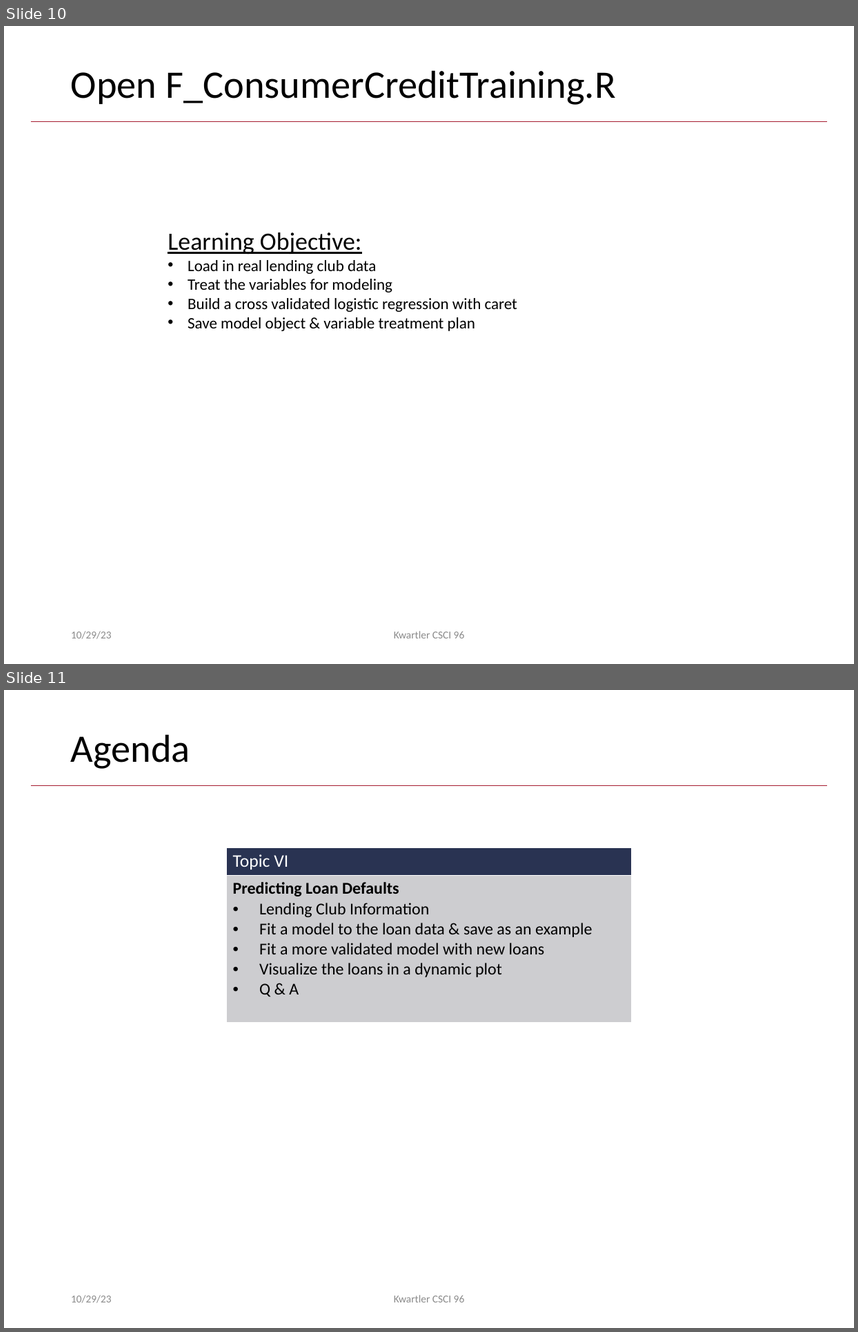
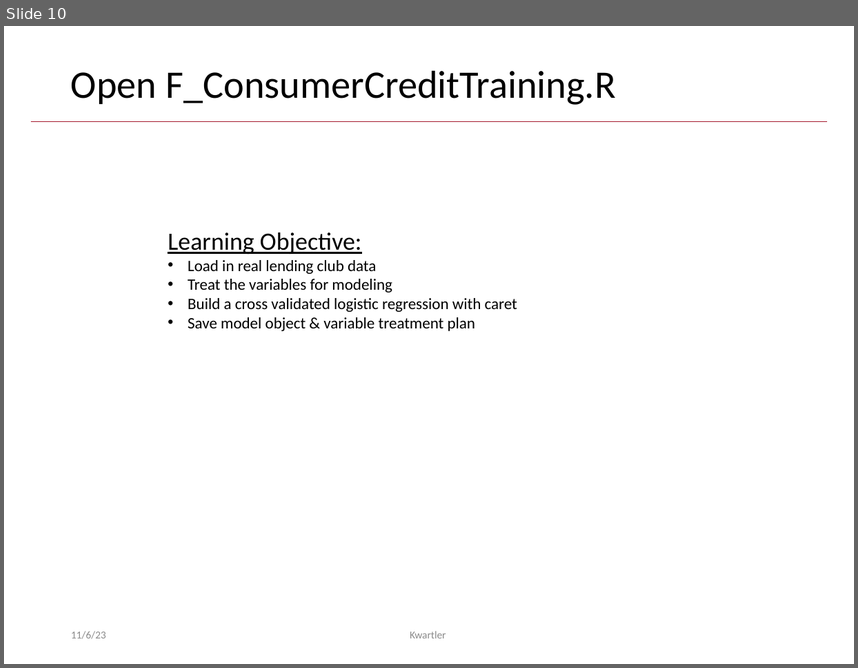
Before and after one commit to kwartler/Harvard_DataMining_Business_Student, a slide deck: Lessons/H_Equities_CreditModeling/B_ConsumerCredit.pptx. Shown one above the other, each under a label of ours: slides 10 and 11 before the commit, slide 10 after it. The pictures are 858x1332 and 858x668 pixels, drawn with LibreOffice and Linux fonts; fonts in the diff are those of the drawing; background and template pictures are left out. Boxes give left, top, right and bottom in pixels: in the first picture for what was removed or moved away, otherwise in the second. Text is boxed around its words. In the diff, an @@ line names an element or a change of style, - is before the commit and + after.

```diff
--- a/Lessons/H_Equities_CreditModeling/B_ConsumerCredit.pptx
+++ b/Lessons/H_Equities_CreditModeling/B_ConsumerCredit.pptx
@@ slide 11 removed at [4,690,854,1328], background #FFFFFF; not listed: 1 template element that a slide beside it also shows @@
@@ title removed at [71,734,190,769] @@
-Agenda
@@ table removed at [227,847,632,1020], 2 rows, 1 columns @@
-Topic VI
-Predicting Loan Defaults / Lending Club Information / Fit a model to the loan data & save as an example / Fit a more validated model with new loans / Visualize the loans in a dynamic plot / Q & A
@@ text removed at [71,1294,112,1303] @@
-10/29/23
@@ text removed at [394,1294,465,1302] @@
-Kwartler CSCI 96
@@ slide 10 changed as well @@
@@ text at [71,630,106,639]: text changed @@
-10/29/23
+11/6/23
@@ text at [410,630,446,638]: text changed @@
-Kwartler CSCI 96
+Kwartler
```
Also in this commit, not shown: 12 other slides changed, 2 other files.
